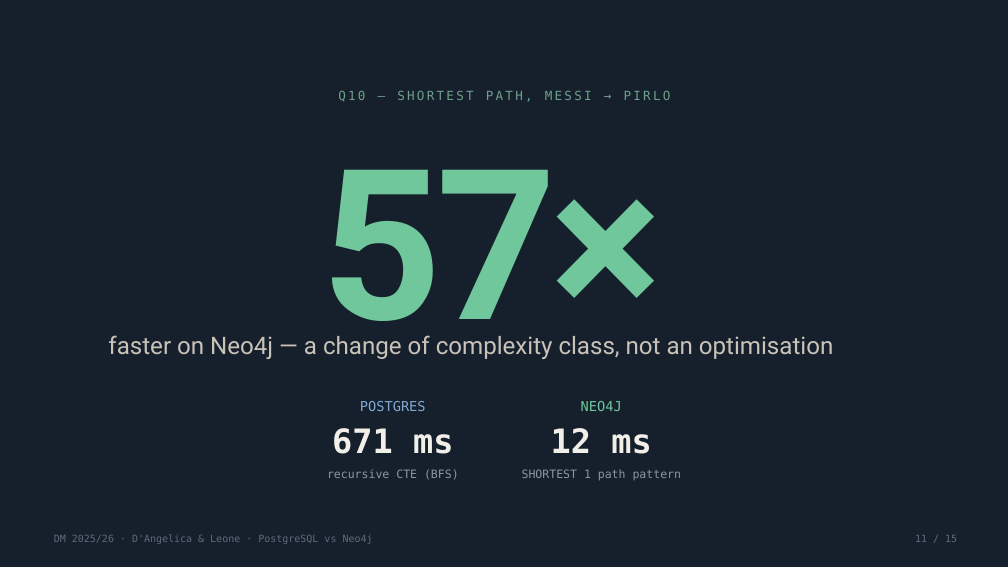
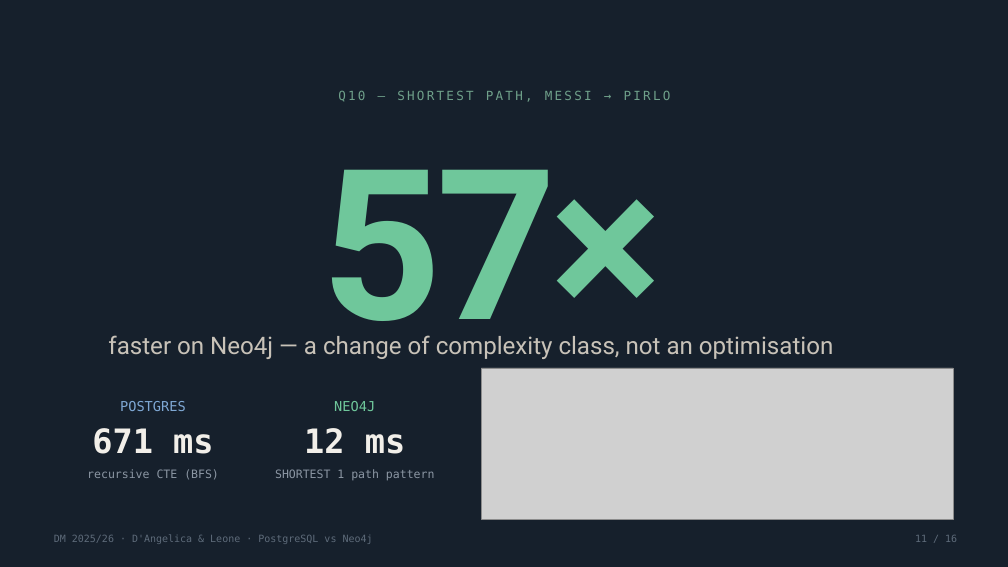
Before and after one commit to g1up3/DM-Project-2026, a slide deck: slide 11 of PostgreSQL_vs_Neo4j_DAngelica_Leone.pptx. Drawn at 1008x567 pixels with LibreOffice and Linux fonts; fonts in the diff are those of the drawing; grey boxes stand for pictures. Boxes give left, top, right and bottom in pixels: in the first picture for what was removed or moved away, otherwise in the second. Text is boxed around its words. In the diff, an @@ line names an element or a change of style, - is before the commit and + after.

```diff
--- a/PostgreSQL_vs_Neo4j_DAngelica_Leone.pptx
+++ b/PostgreSQL_vs_Neo4j_DAngelica_Leone.pptx
@@ picture added at [481,368,953,519] @@
@@ 3 texts: place and size @@
-3 texts at [327,401,459,480]
+3 texts at [87,401,219,480]
@@ 3 texts: place and size @@
-3 texts at [522,401,682,480]
+3 texts at [275,401,435,480]
```
Also in this commit, not shown: 13 other slides changed, 2 slides added, 1 other file.
